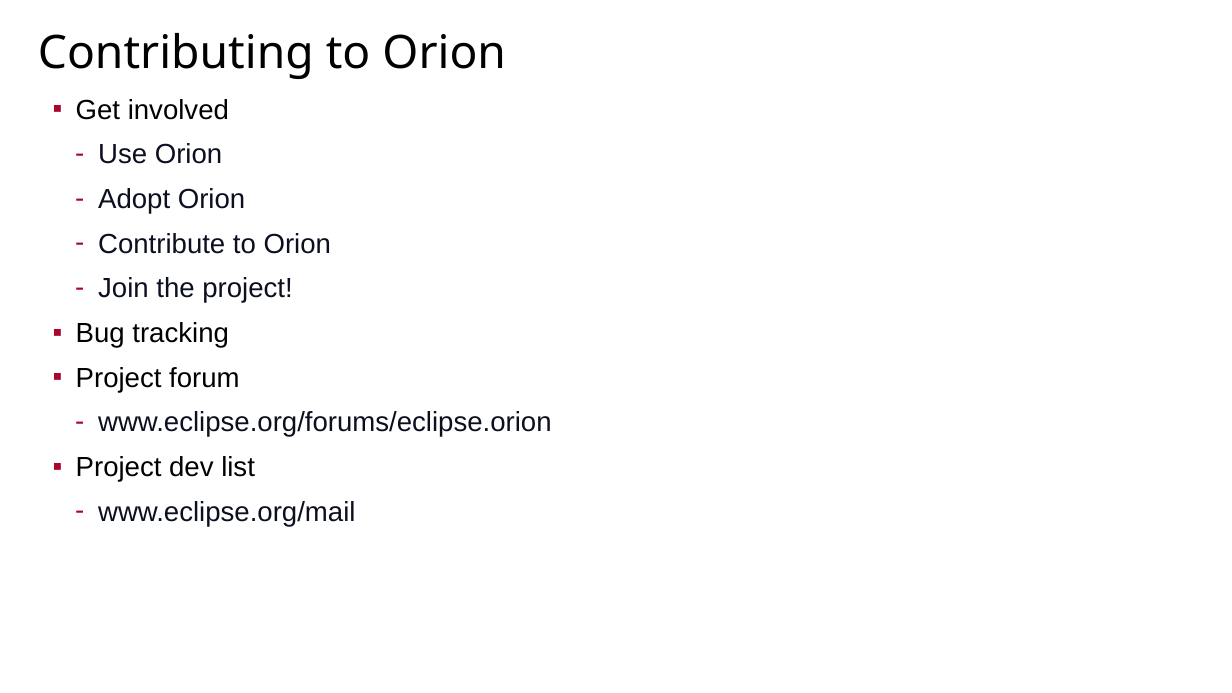
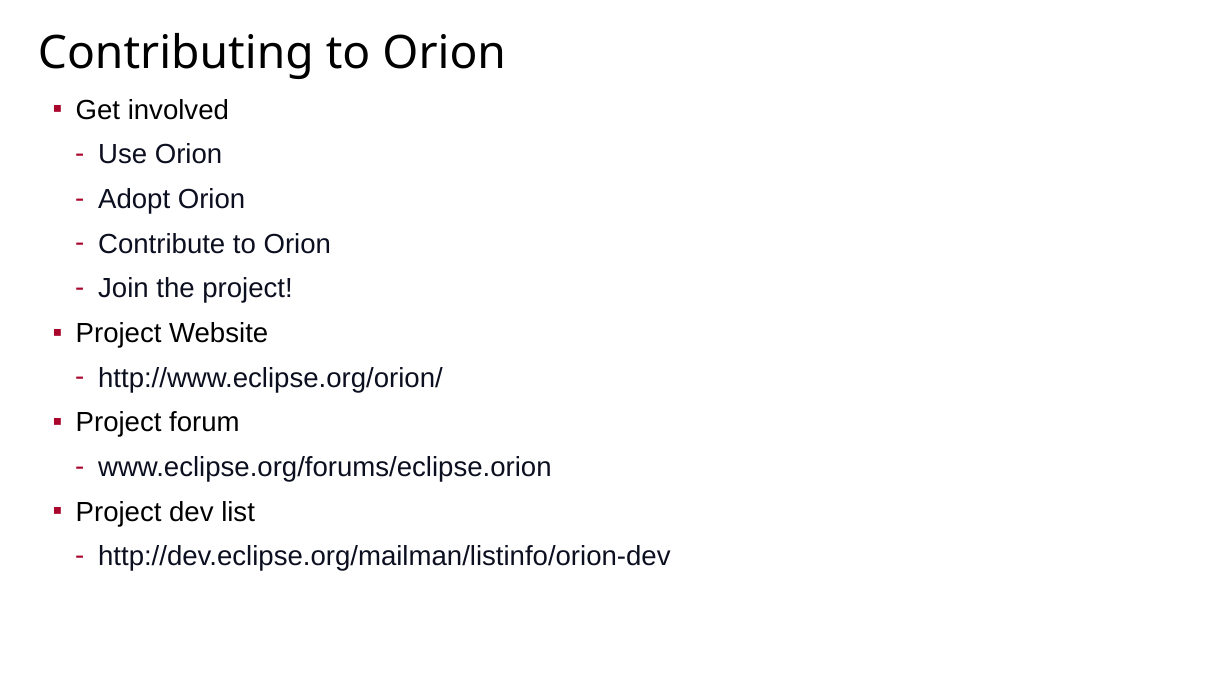
Before and after one commit to sfmccourt/oscon, a slide deck: slide 18 of osconorion.odp. Drawn at 1232x693 pixels with LibreOffice and Linux fonts; fonts in the diff are those of the drawing; background and template pictures are left out. Boxes give left, top, right and bottom in pixels: in the first picture for what was removed or moved away, otherwise in the second. Text is boxed around its words. In the diff, an @@ line names an element or a change of style, - is before the commit and + after.

Commit message:
Added links to Orion information.

```diff
--- a/osconorion.odp
+++ b/osconorion.odp
@@ text at (x1=76, y1=322, x2=443, y2=392): text changed; text colour #000000 to #0C0F20 @@
-▪ Bug tracking
+▪ Project Website
+  – http://www.eclipse.org/orion/
@@ text at (x1=98, y1=545, x2=670, y2=571): text changed @@
-  – www.eclipse.org/mail
+  – http://dev.eclipse.org/mailman/listinfo/orion-dev
```
